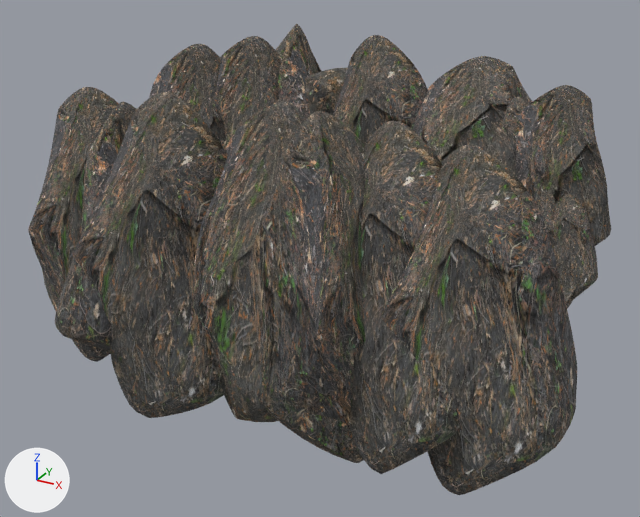
One commit to the glTF model Editor/assets/models/canyon/canyon03.gltf: the scene before it, then after it.
Before and after are seen from a camera (50 mm lens) standing at (54.5, -103.5, 53.3) and looking at (-3.1, 1.3, 0.9). Arrows for +X, +Y and +Z are at lower left; the lights stay in place. Where no turn or scale is listed for an object, it has been applied to the vertices.

Names of what the first picture shows: 'Rock.123', 'Rock.134', 'Rock.1343', 'Rock.1347', 'Rock.135', 'Rock.1359', 'Rock.136', 'Rock.1360', 'Rock.1361', 'Rock.1362', 'Rock.1366', 'Rock.1371', 'Rock.1375'.
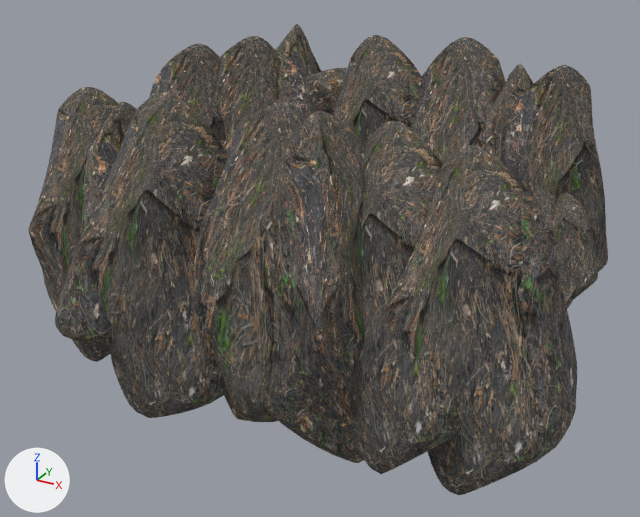
Boxes [x1, y1, x2, y2] around the edits, measured in the pictures (640 x 517 px):
'Rock.136', moved, rescaled
    before: [515, 85, 611, 246]
    after: [499, 65, 608, 272]
'Rock.134', moved, rescaled
    before: [413, 56, 532, 177]
    after: [414, 37, 506, 162]
'Rock.135', moved, rescaled
    before: [499, 96, 550, 183]
    after: [474, 64, 534, 159]
'Rock.111', unchanged, uncovered by the edit
    after: [552, 193, 598, 305]
'Rock.122', unchanged, covered by the edit
    before: [552, 194, 598, 305]

Edits to the bpy script that builds the scene:
```text
Change ob_rock_134:
    ob_rock_134.location: (11.8, 22.3, 13.9) -> (11.8, 22.3, 4.6)
    ob_rock_134.scale: (22.7, 22.6, 12.2) -> (22.9, 22.9, 22.9)
Change ob_rock_135:
    ob_rock_135.location: (18.1, 22.1, 11.3) -> (18.1, 22.1, 6.0)
    ob_rock_135.scale: (19.1, 18.9, 10.4) -> (19.1, 19.1, 19.1)
Change ob_rock_136:
    ob_rock_136.location: (23.9, 21.6, 10.3) -> (23.9, 21.6, 7.6)
    ob_rock_136.scale: (18.3, 18.3, 13.4) -> (18.3, 18.3, 18.3)
```
